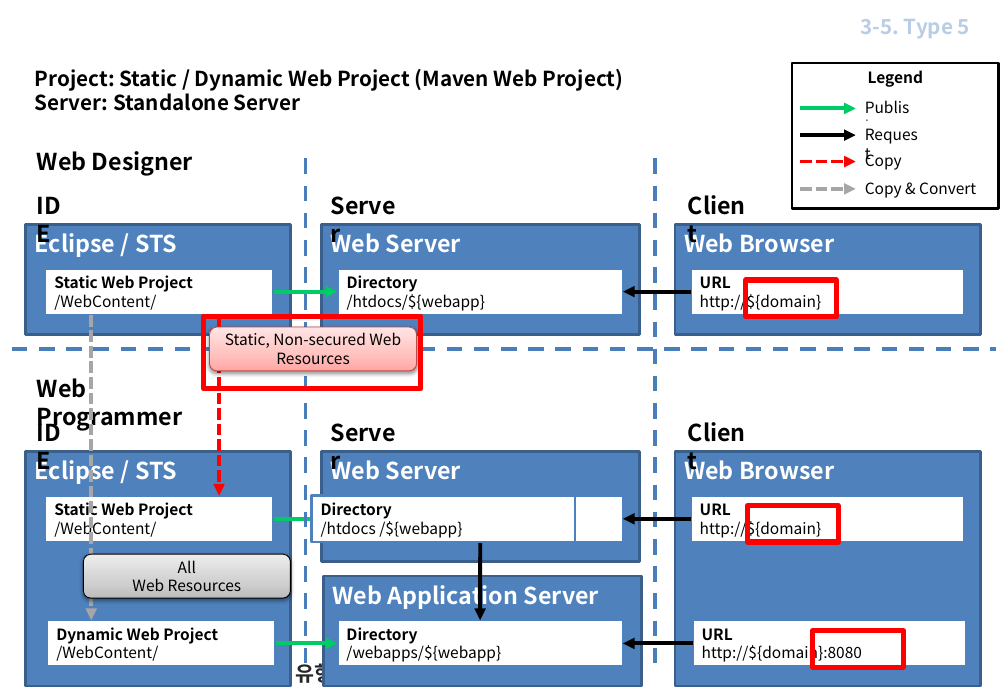
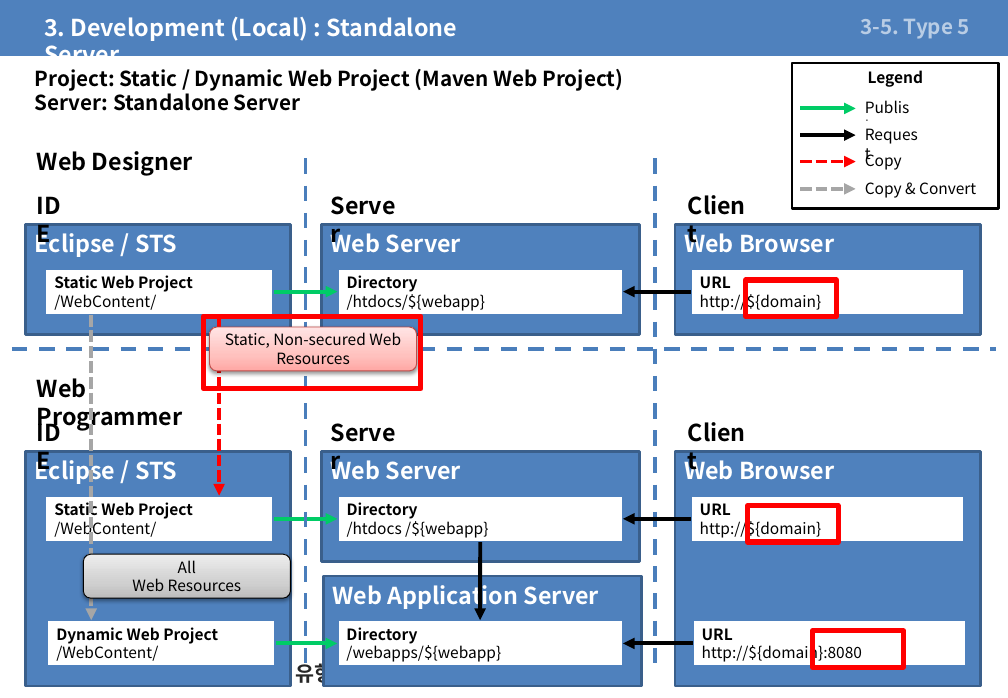
Before and after one commit to kwbaek/codelabor, a slide deck: slide 17 of documentation/0 architecture/develop/ide/Web Application 프로젝트 유형 구성 전략 v1.0.pptx. Drawn at 1008x698 pixels with LibreOffice and Linux fonts; fonts in the diff are those of the drawing. Boxes give left, top, right and bottom in pixels: in the first picture for what was removed or moved away, otherwise in the second. Text is boxed around its words. In the diff, an @@ line names an element or a change of style, - is before the commit and + after.

```diff
--- a/documentation/0 architecture/develop/ide/Web Application 프로젝트 유형 구성 전략 v1.0.pptx
+++ b/documentation/0 architecture/develop/ide/Web Application 프로젝트 유형 구성 전략 v1.0.pptx
@@ rectangle added at <box>0,0,1008,56</box>, fill #4F81BD @@
@@ rectangle removed at <box>312,495,575,542</box> @@
-Directory
-/htdocs /${webapp}
```
Also in this commit, not shown: 19 other slides changed.
